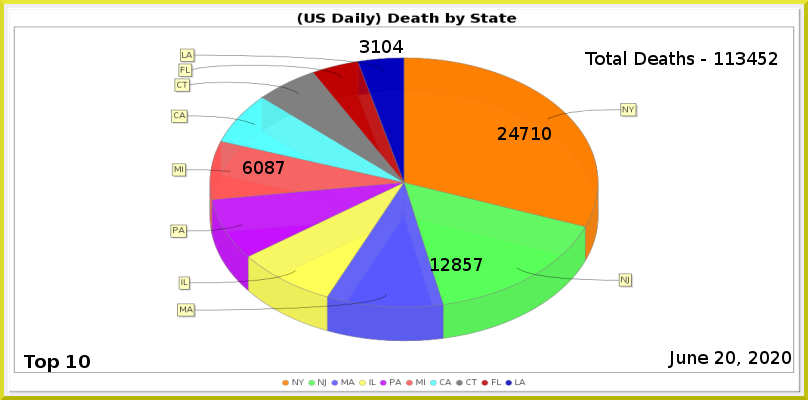
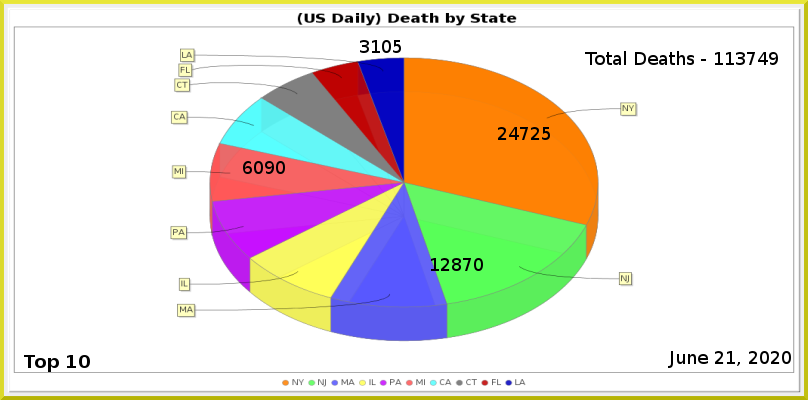
Layers edited between the first and the second 808x400 image:
painted on "Least" over <box>393,40,403,53</box>
painted on "MI" over <box>265,161,285,174</box>
painted on "NJ" over <box>463,258,483,271</box>
painted on "NY" over <box>531,127,551,140</box>
renamed "Total Deaths - 113452" to "Total Deaths - 113749", painted on it over <box>747,52,778,65</box>
painted on "Current Date" over <box>726,351,735,364</box>
painted on "Death_by_State.png" over <box>170,49,638,342</box>
